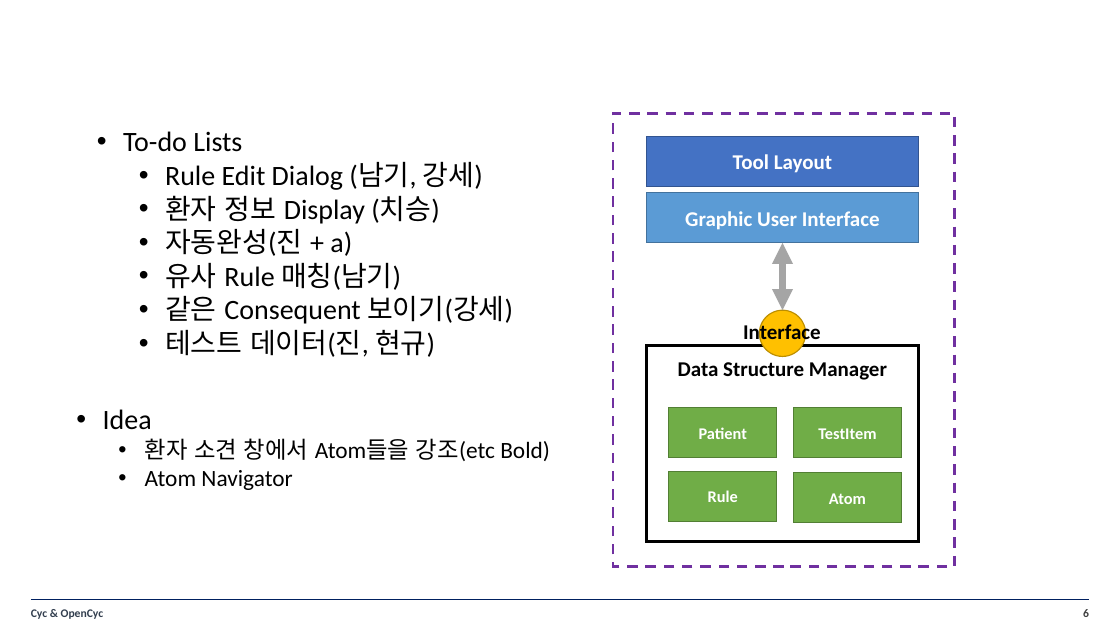
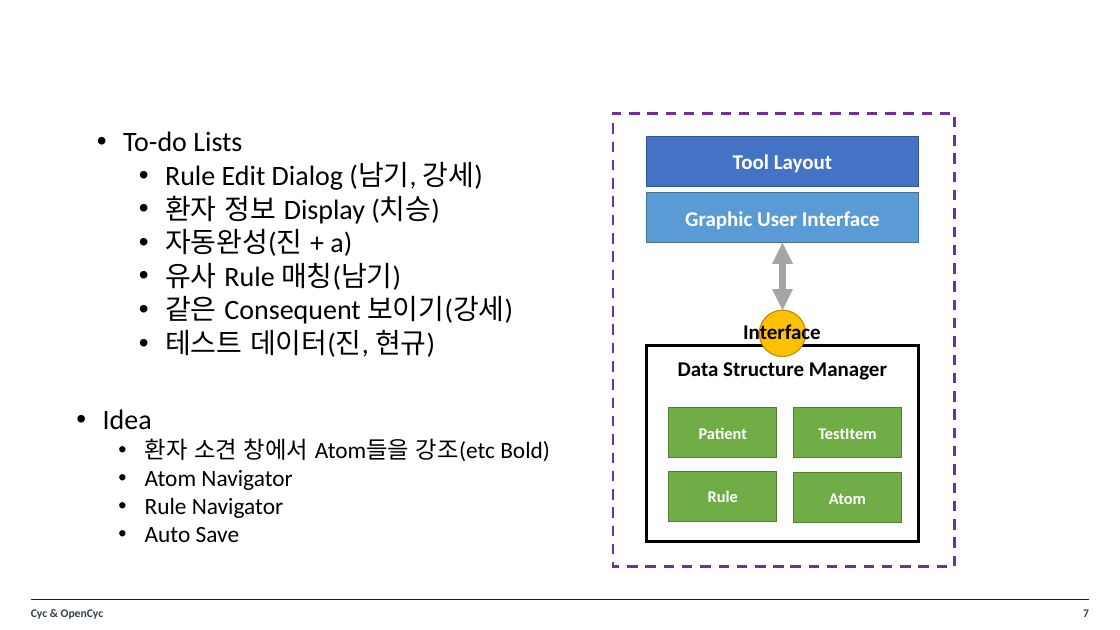
Before and after one commit to skarl86/SSUIKATool, a slide deck: slide 7 of etc/pt/IKATool_151111_01.pptx (slide 6 before the commit). Drawn at 1120x630 pixels with LibreOffice and Linux fonts; fonts in the diff are those of the drawing; background and template pictures are left out. Boxes give left, top, right and bottom in pixels: in the first picture for what was removed or moved away, otherwise in the second. Text is boxed around its words. In the diff, an @@ line names an element or a change of style, - is before the commit and + after.

```diff
--- a/etc/pt/IKATool_151111_01.pptx
+++ b/etc/pt/IKATool_151111_01.pptx
@@ text at (145,497,283,542): paragraphs added @@
+  • Rule Navigator
+  • Auto Save
@@ page number at (1083,609,1089,617): text changed @@
-6
+7
```
Also in this commit, not shown: 1 slide added.
